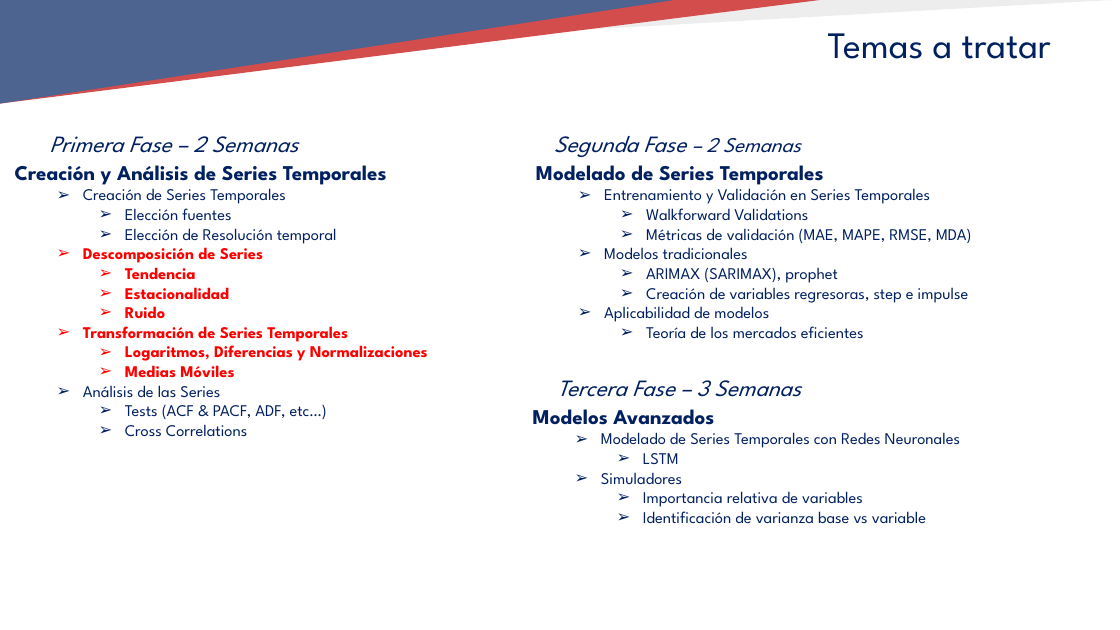
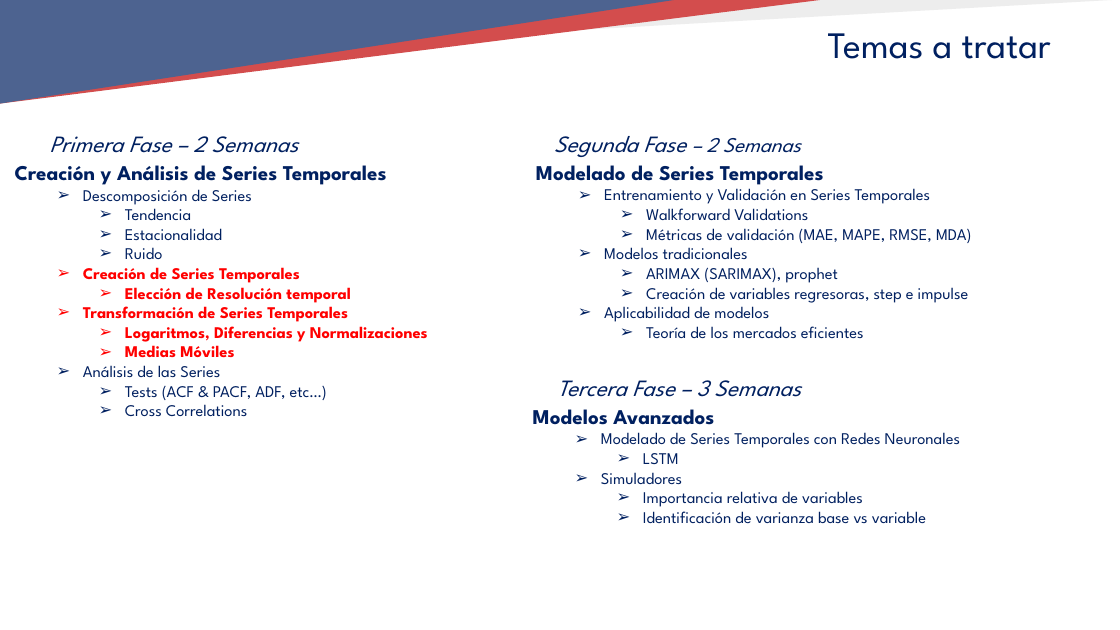
Before and after one commit to TeresaLS/timeseries_lab, a slide deck: slide 4 of 02_PREPARATION/02_PREPARACION_TSLAB.pptx (slide 2 before the commit). Drawn at 1120x630 pixels with LibreOffice and Linux fonts; fonts in the diff are those of the drawing; background and template pictures are left out. Boxes give left, top, right and bottom in pixels: in the first picture for what was removed or moved away, otherwise in the second. Text is boxed around its words. In the diff, an @@ line names an element or a change of style, - is before the commit and + after.

```diff
--- a/02_PREPARATION/02_PREPARACION_TSLAB.pptx
+++ b/02_PREPARATION/02_PREPARACION_TSLAB.pptx
@@ text at [83, 184, 337, 244]: paragraphs removed @@
-  ➢ Creación de Series Temporales
-    ➢ Elección fuentes
-    ➢ Elección de Resolución temporal
@@ text at [83, 184, 252, 259]: text colour #FF0000 to #002060, bold off in "Descomposición de Series", "Tendencia", "Estacionalidad", "Ruido" @@
@@ text at [83, 267, 351, 303]: paragraphs added @@
+  ➢ Creación de Series Temporales
+    ➢ Elección de Resolución temporal
```
Also in this commit, not shown: 3 other slides changed, 7 slides added.
